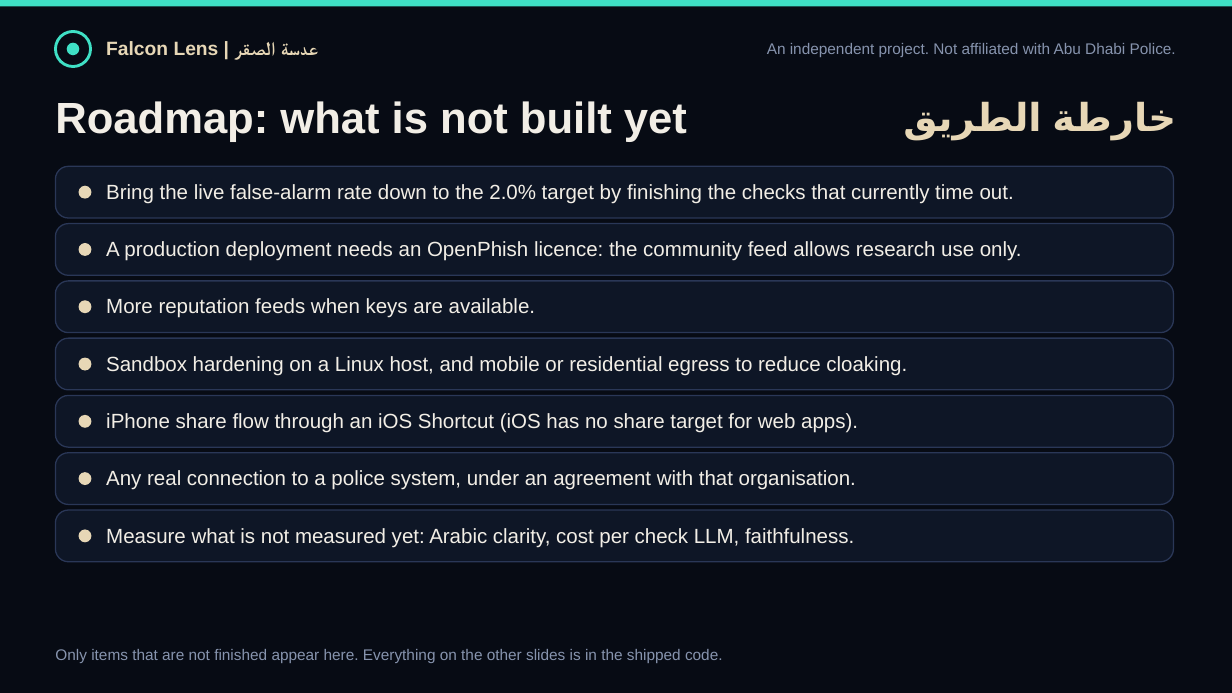
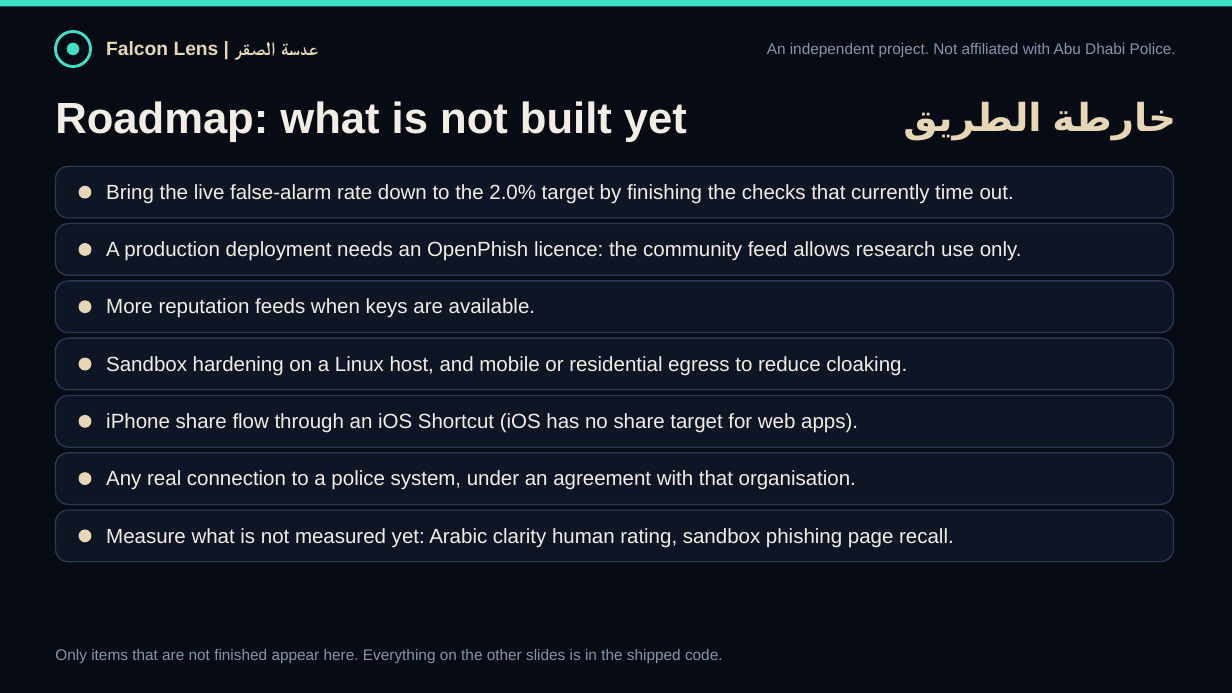
Before and after one commit to Muhammadatef/falcon-lens, a slide deck: slide 11 of submission/FalconLens_ScamShield.pptx (slide 10 before the commit). Drawn at 1232x693 pixels with LibreOffice and Linux fonts; fonts in the diff are those of the drawing. Boxes give left, top, right and bottom in pixels: in the first picture for what was removed or moved away, otherwise in the second. Text is boxed around its words. In the diff, an @@ line names an element or a change of style, - is before the commit and + after.

```diff
--- a/submission/FalconLens_ScamShield.pptx
+++ b/submission/FalconLens_ScamShield.pptx
@@ text at (106,528,954,548): text changed @@
-Measure what is not measured yet: Arabic clarity, cost per check LLM, faithfulness.
+Measure what is not measured yet: Arabic clarity human rating, sandbox phishing page recall.
```
Also in this commit, not shown: 1 other slide changed, 1 slide added, 19 other files.
